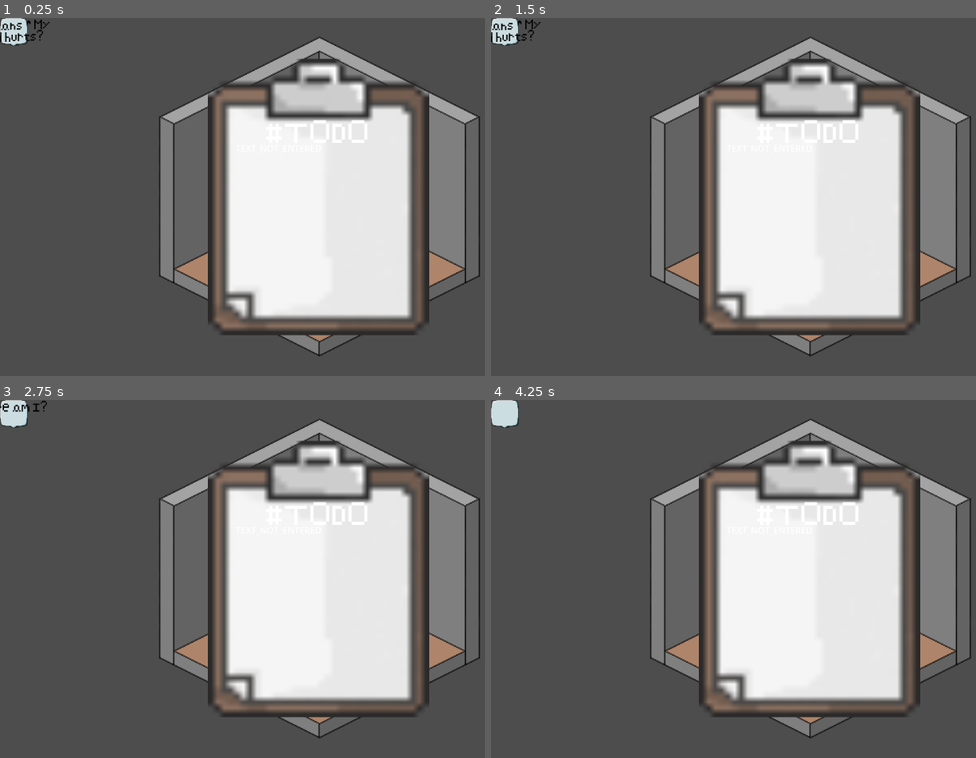
Above: before the commit, frames 1-4 (two rows, left to right).
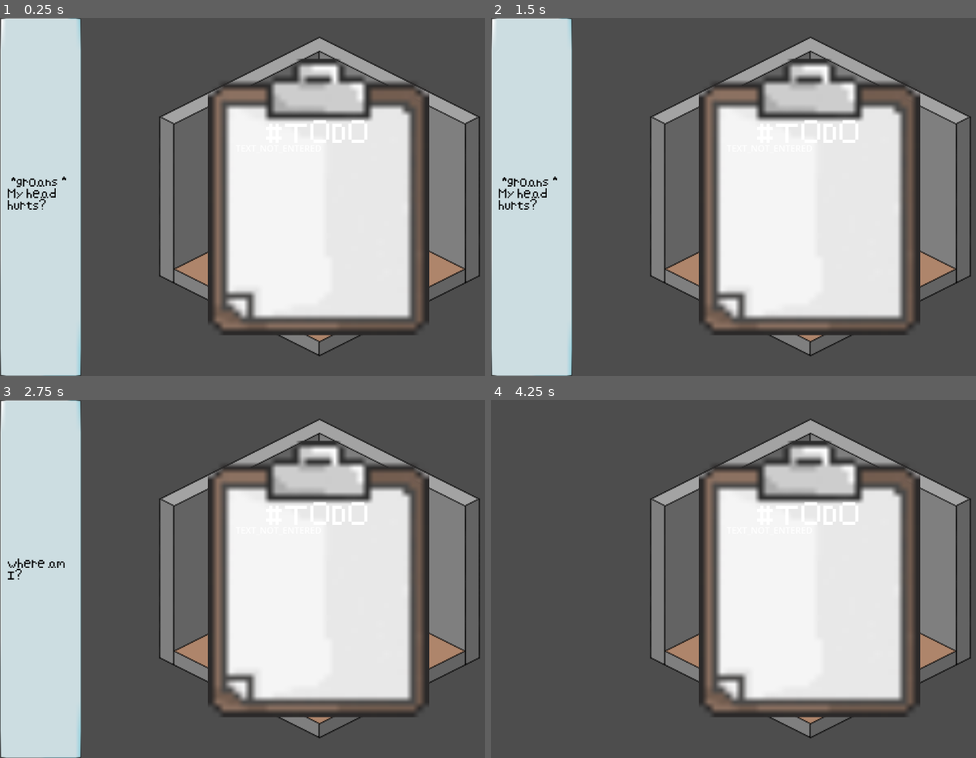
Above: after the commit, the same moments.

Repository: afourneaux/codename-matt-2026
Game: Godot game, scene res://scenes/game-root.tscn
Same seed, same stepped clock (60 frames per second), same inputs: the game is played once before the commit and once after it.
Inputs:
- Up to frame 1 (0.25 s): no input
- Up to frame 2 (1.5 s): tap A (a) at 0.6 s; tap D (d) at 0.8, 1.35 s
- Up to frame 3 (2.75 s): tap S (s) at 1.55, 2.1 s; tap W (w) at 2.3 s
- Up to frame 4 (4.25 s): tap Enter at 2.75 s; tap W (w) at 2.85 s; tap A (a) at 3.05, 3.6 s; tap Space at 3.5 s; tap D (d) at 3.8 s

The runs differ from the first frame. In frame 1, 16% of the frame differs, in the area x 0-17%, y 0-100%; in frame 2, 16%; in frame 3, 16%; in frame 4, 0.4%.

Commit message:
added text bubble on left side
fixed all conflics + adding text bubble on left

Diff:
--- a/scenes/game-root.tscn
+++ b/scenes/game-root.tscn
@@ -1,7 +1,7 @@
 [gd_scene format=3 uid="uid://c8bc0awnutnw1"]
 
 [ext_resource type="Script" uid="uid://d3326ck5oqdsm" path="res://scripts/dialogue/dialogue_box.gd" id="1_ky4iy"]
-[ext_resource type="Texture2D" uid="uid://dqa8mm3ntos53" path="res://assets/sprites/Speech_Bubble.png" id="2_jcw77"]
+[ext_resource type="Texture2D" uid="uid://1vmdhyp5gy3s" path="res://assets/sprites/Text_Box_Sprite_Sheet.png" id="2_jcw77"]
 [ext_resource type="FontFile" uid="uid://ckb7sg76llgo1" path="res://assets/fonts/pixely.ttf" id="2_ky4iy"]
 [ext_resource type="Texture2D" uid="uid://bm2dxanflxdxd" path="res://assets/sprites/Todo_list.png" id="4_rckx3"]
 [ext_resource type="PackedScene" uid="uid://cycg65w1tnflm" path="res://scenes/todo/todo-item.tscn" id="5_rckx3"]
@@ -105,28 +105,39 @@
 [node name="DialogueBox" type="CanvasLayer" parent="UI" unique_id=1761053783]
 script = ExtResource("1_ky4iy")
 
-[node name="NinePatchRect" type="NinePatchRect" parent="UI/DialogueBox" unique_id=1118358105]
-offset_right = 50.0
-offset_bottom = 50.0
+[node name="MarginContainer" type="MarginContainer" parent="UI/DialogueBox" unique_id=469170899]
+anchors_preset = 9
+anchor_bottom = 1.0
+offset_right = 147.0
+grow_vertical = 2
+size_flags_horizontal = 3
+
+[node name="NinePatchRect" type="NinePatchRect" parent="UI/DialogueBox/MarginContainer" unique_id=1118358105]
+layout_mode = 2
 texture = ExtResource("2_jcw77")
-region_rect = Rect2(7.648899, 13.655455, 22.032873, 18.528254)
-patch_margin_left = 3
+region_rect = Rect2(0.32389474, 0.4443102, 22.235708, 15.931769)
+patch_margin_left = 2
 patch_margin_top = 2
-patch_margin_right = 3
-patch_margin_bottom = 5
+patch_margin_right = 2
+patch_margin_bottom = 2
 
-[node name="RichTextLabel" type="RichTextLabel" parent="UI/DialogueBox/NinePatchRect" unique_id=1158113397]
+[node name="RichTextLabel" type="RichTextLabel" parent="UI/DialogueBox/MarginContainer/NinePatchRect" unique_id=1158113397]
 layout_mode = 1
-anchors_preset = 5
-anchor_left = 0.5
-anchor_right = 0.5
-offset_left = -75.0
-offset_right = 75.0
-offset_bottom = 50.0
-grow_horizontal = 2
+anchors_preset = 6
+anchor_left = 1.0
+anchor_top = 0.5
+anchor_right = 1.0
+anchor_bottom = 0.5
+offset_left = -133.0
+offset_top = -41.0
+offset_bottom = 41.0
+grow_horizontal = 0
+grow_vertical = 2
 theme_override_colors/default_color = Color(0, 0, 0, 1)
 theme_override_fonts/normal_font = ExtResource("2_ky4iy")
 bbcode_enabled = true
+fit_content = true
+scroll_active = false
 
 [node name="Todo" type="NinePatchRect" parent="UI" unique_id=1555625326]
 layout_mode = 1
--- a/scripts/dialogue/dialogue_box.gd
+++ b/scripts/dialogue/dialogue_box.gd
@@ -1,11 +1,12 @@
 extends CanvasLayer
 
-@onready var text_label: RichTextLabel = $NinePatchRect/RichTextLabel
-@onready var text_bubble: NinePatchRect = $NinePatchRect
+@onready var text: RichTextLabel = $MarginContainer/NinePatchRect/RichTextLabel
+@onready var text_panel: MarginContainer = $MarginContainer
+@onready var text_box: NinePatchRect = $MarginContainer/NinePatchRect
 
 func starting_dialogue():
-	text_label.visible = true
-	text_bubble.visible = true
+	text_panel.visible = true
+	text.visible = true
 	var read_dialogue = false
 	var dialogue_loop = {
 		line0 = "room0_string0",
@@ -14,10 +15,11 @@
 
 	if not read_dialogue:
 		for line in dialogue_loop.values():
-			text_label.text = line
+			text.text = line
 			await get_tree().create_timer(2.0).timeout
 		read_dialogue = true
-		text_label.visible = false
+		text.visible = false
+		text_panel.visible = false
 
 func _ready():
 	starting_dialogue()
Binary file changed: assets/strings/gamejam_2026_dialogue - Sheet1.en.translation
Binary file changed: assets/strings/gamejam_2026_dialogue - Sheet1.fr.translation
